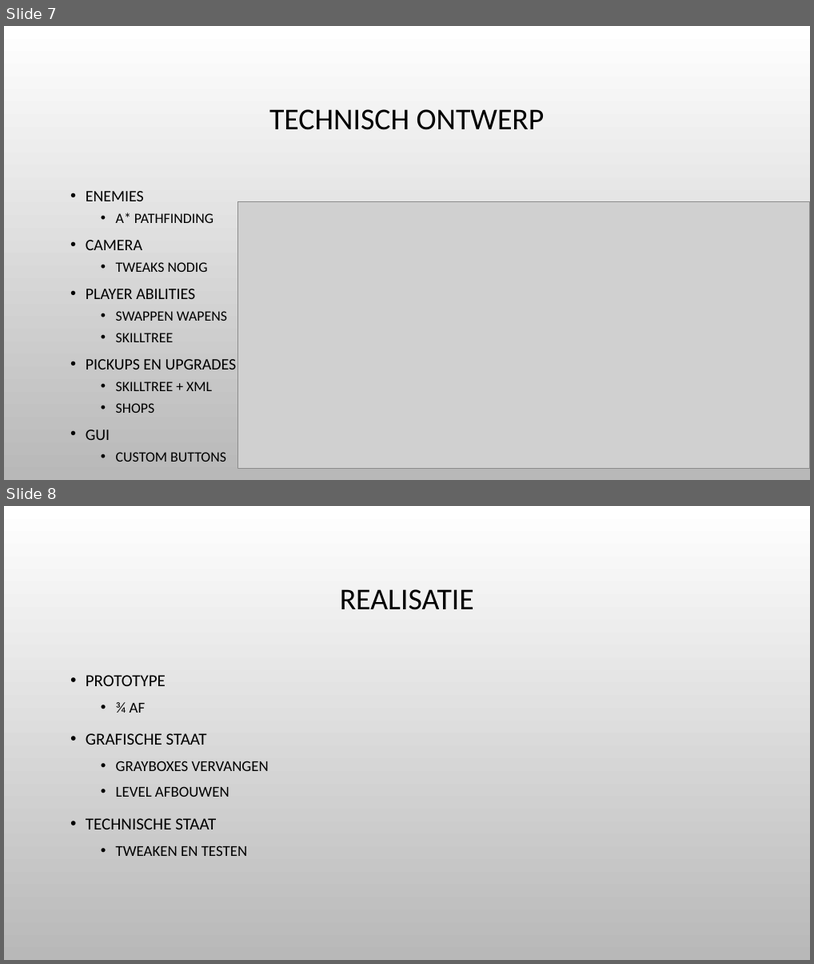
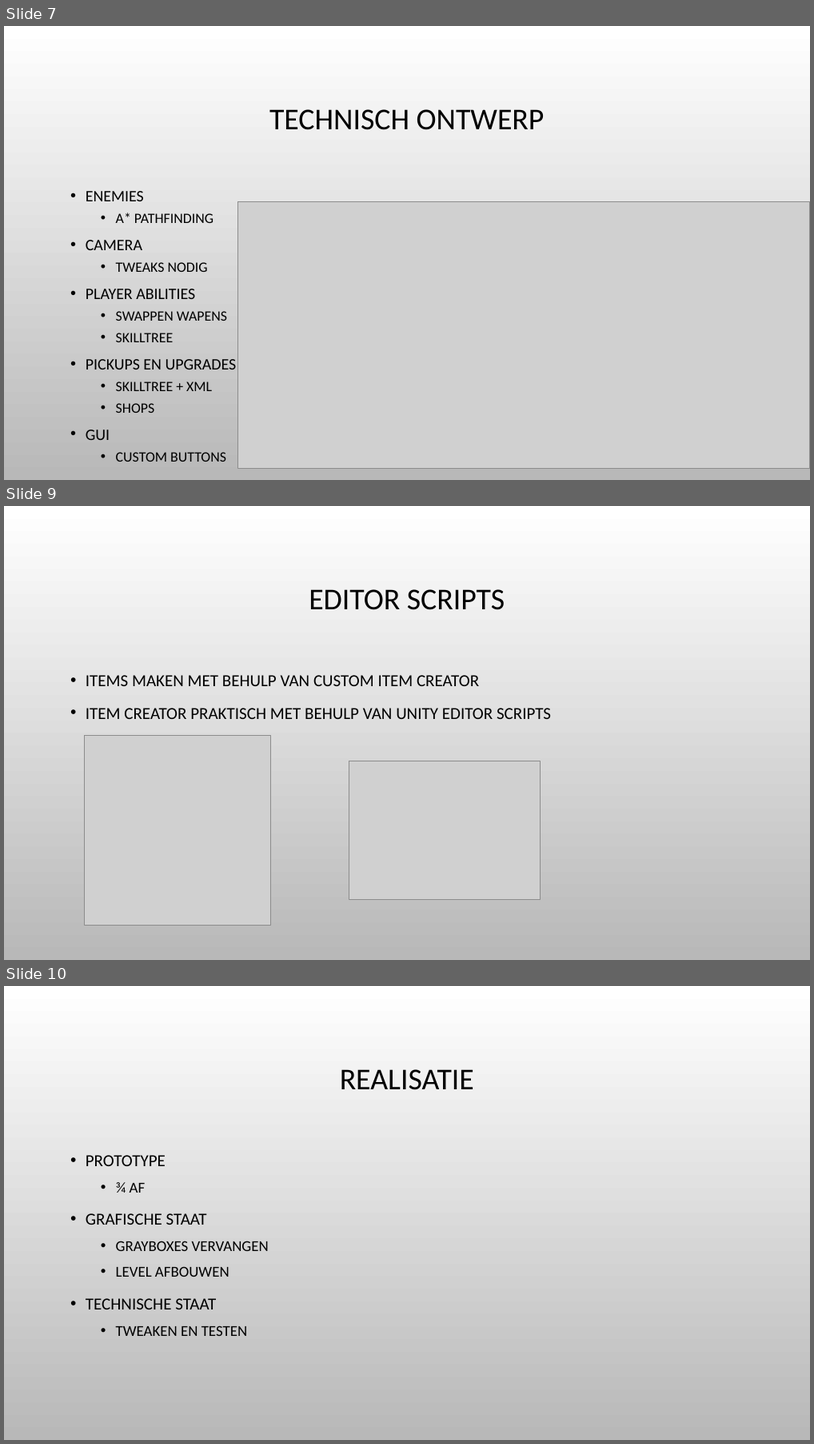
Before and after one commit to kvk4life/Gamelab_3, a slide deck: Presentatie/Presentatie_2_GL3.ppt. Shown one above the other, each under a label of ours: slides 7 and 8 before the commit, slides 7, 9 and 10 after it; the slides between them are not shown. The pictures are 814x964 and 814x1444 pixels, drawn with LibreOffice and Linux fonts; fonts in the diff are those of the drawing; grey boxes stand for pictures; background and template pictures are left out. Boxes give left, top, right and bottom in pixels: in the first picture for what was removed or moved away, otherwise in the second. Text is boxed around its words. In the diff, an @@ line names an element or a change of style, - is before the commit and + after.

```diff
--- a/Presentatie/Presentatie_2_GL3.ppt
+++ b/Presentatie/Presentatie_2_GL3.ppt
@@ slide 9 added at box(4, 506, 810, 960), background picture (left out) @@
@@ title added at box(309, 589, 505, 610), 36 pt, text #000000 @@
+EDITOR SCRIPTS
@@ text added at box(86, 675, 551, 719), 20 pt, text #000000 @@
+• ITEMS MAKEN MET BEHULP VAN CUSTOM ITEM CREATOR
+• ITEM CREATOR PRAKTISCH MET BEHULP VAN UNITY EDITOR SCRIPTS
@@ picture added at box(84, 735, 270, 924) @@
@@ picture added at box(349, 760, 539, 899) @@
@@ what was slide 8 is now slide 10 @@
```
Also in this commit, not shown: 1 other slide added.
